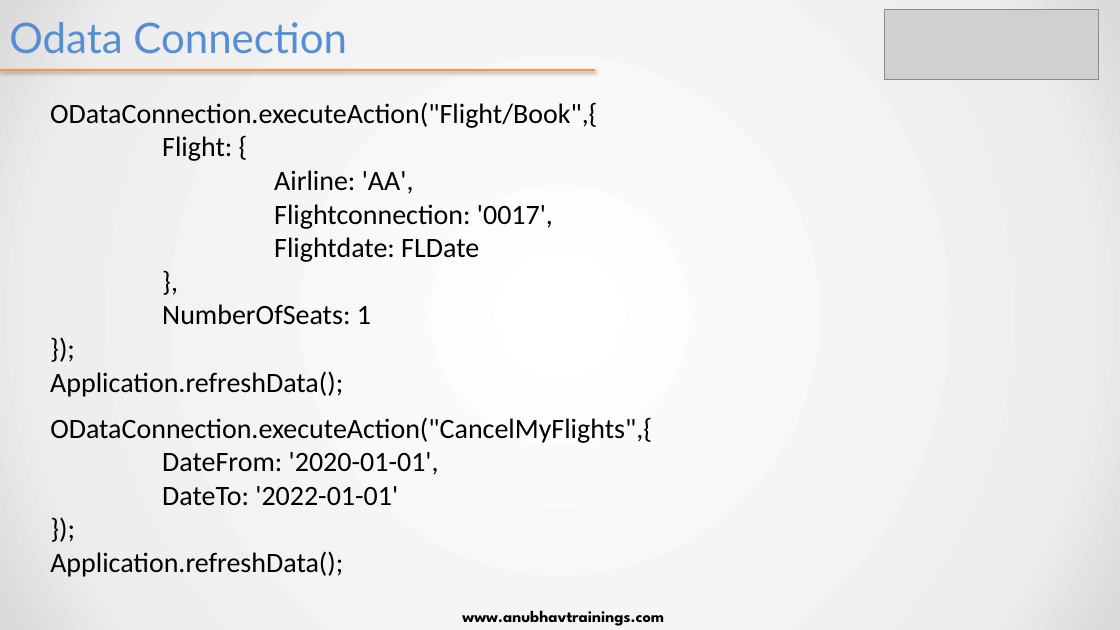
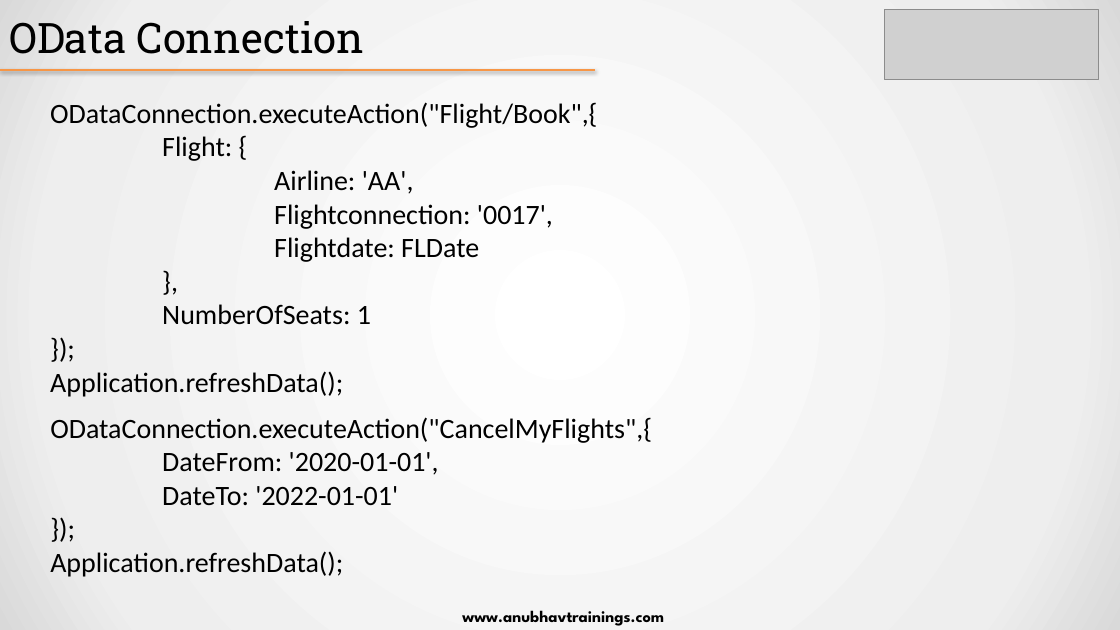
Before and after one commit to soyuztechnologies/SAC_SaamaTechnologies, a slide deck: slide 7 of day 12/SAC_Training Day 12.pptx (slide 3 before the commit). Drawn at 1120x630 pixels with LibreOffice and Linux fonts; fonts in the diff are those of the drawing; grey boxes stand for pictures. Boxes give left, top, right and bottom in pixels: in the first picture for what was removed or moved away, otherwise in the second. Text is boxed around its words. In the diff, an @@ line names an element or a change of style, - is before the commit and + after.

```diff
--- a/day 12/SAC_Training Day 12.pptx
+++ b/day 12/SAC_Training Day 12.pptx
@@ title at (9,21,365,54): text changed; font Lato to Roboto Slab; text colour #558ED5 to #000000 @@
-Odata Connection
+OData Connection
```
Also in this commit, not shown: 5 other slides changed, 4 slides added, 1 slide removed, 6 other files.
